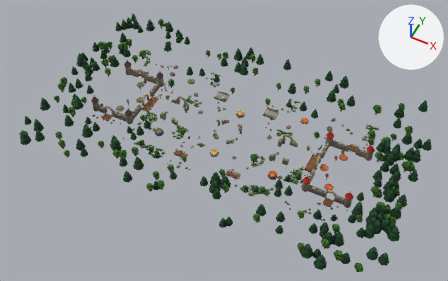
A saved change to the glTF model assets/maps/crossing.glb.
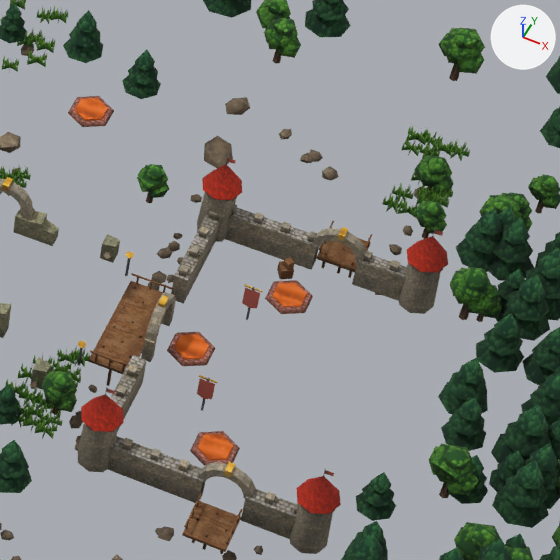
The first picture shows the older version from a camera (50 mm lens) standing at (120.6, -164.4, 170.9) and looking at (52.6, -28.3, 0.8). The close-ups show the older and then the newer version on the part from 64% to 89% of the width and 35% to 74% of the height of that picture. Only the edits that show in the close-ups are written down. Arrows for +X, +Y and +Z are at upper right; the lights stay in place. Vertices at exactly the same position are counted once.

In view in the first close-up: 'Props', 'TallGrass'.
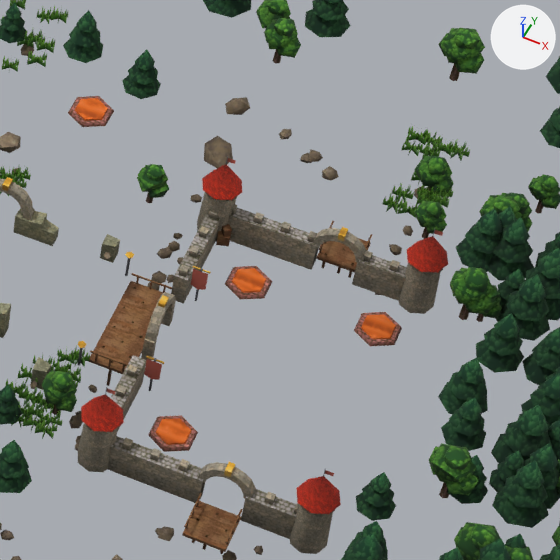
Pixel boxes (x1, y1, x2, y2) of what changed, in the close-ups (560 x 560 px; the box of a moved part takes in the faces that stretch with it):
part 1 of me_props, moved or reshaped
    before: (265, 280, 313, 314)
    after: (225, 266, 272, 300)
part 2 of me_props, moved or reshaped
    before: (190, 431, 240, 466)
    after: (148, 415, 198, 452)
part 3 of me_props, moved or reshaped
    before: (167, 332, 215, 366)
    after: (354, 312, 402, 346)
part 4 of me_props, moved or reshaped
    before: (277, 261, 294, 279)
    after: (216, 231, 231, 246)
part 5 of me_props, moved or reshaped
    before: (283, 257, 295, 270)
    after: (221, 224, 232, 236)
part 6 of me_props, moved or reshaped
    before: (242, 288, 260, 308)
    after: (191, 269, 208, 290)
part 7 of me_props, moved or reshaped
    before: (197, 379, 215, 399)
    after: (144, 359, 162, 380)
part 8 of me_props, moved or reshaped
    before: (244, 284, 263, 292)
    after: (192, 266, 211, 274)
part 9 of me_props, moved or reshaped
    before: (199, 375, 217, 384)
    after: (146, 355, 164, 364)
part 10 of me_props, moved or reshaped
    before: (272, 283, 307, 307)
    after: (231, 268, 266, 293)
part 11 of me_props, moved or reshaped
    before: (197, 434, 234, 461)
    after: (155, 418, 192, 445)
part 12 of me_props, moved or reshaped
    before: (174, 334, 209, 360)
    after: (361, 314, 396, 340)
part 13 of me_props, moved or reshaped
    before: (201, 287, 255, 411)
    after: (148, 268, 203, 391)

Diff of the bpy script that builds the scene:
```diff
--- a/assets/maps/crossing.glb.py
+++ b/assets/maps/crossing.glb.py
@@ me_props @@
 me_props.from_pydata(...)  # 17455 vertices, 26836 faces; spans x -17.5..121.9, y -65.8..17.5, z -2.4..10.9
 # used by ob_props; location = (0.0, 0.0, 0.0)
+# me_props part 1: the loose piece of 12 vertices spanning x 93.0..96.0, y -18.2..-14.8, z 0.8..1.0 is moved by (-3.0, 0.0, 0.0)
+# me_props part 2: the loose piece of 12 vertices spanning x 93.0..96.0, y -33.2..-29.8, z 0.8..1.0 is moved by (-3.0, 0.0, 0.0)
+# me_props part 3: the loose piece of 12 vertices spanning x 88.5..91.5, y -25.7..-22.3, z 0.8..1.0 is moved by (11.0, 7.5, 0.0)
+# me_props part 4: the loose piece of 8 vertices spanning x 92.9..94.1, y -15.1..-13.9, z 0.7..1.6 is turned -13.3 degrees about the z axis through its middle, then moved by (-5.0, 1.0, 0.0)
+# me_props part 5: the loose piece of 8 vertices spanning x 93.2..94.0, y -14.8..-14.1, z 1.6..2.2 is moved by (-5.0, 1.0, 0.0)
+# me_props part 6: the loose piece of 5 vertices spanning x 91.9..93.1, y -19.6, z 1.9..3.8 is moved by (-3.8, 0.0, 0.0)
+# me_props part 7: the loose piece of 5 vertices spanning x 91.9..93.1, y -28.6, z 1.9..3.8 is moved by (-3.8, 0.0, 0.0)
+# me_props part 8: the loose piece of 8 vertices spanning x 91.8..93.2, y -19.5, z 3.9..4.0 is moved by (-3.8, 0.0, 0.0)
+# me_props part 9: the loose piece of 8 vertices spanning x 91.8..93.2, y -28.5, z 3.9..4.0 is moved by (-3.8, 0.0, 0.0)
+# me_props part 10: the loose piece of 12 vertices spanning x 93.4..95.6, y -17.8..-15.2, z 1.1 is moved by (-3.0, 0.0, 0.0)
+# me_props part 11: the loose piece of 12 vertices spanning x 93.4..95.6, y -32.8..-30.2, z 1.1 is moved by (-3.0, 0.0, 0.0)
+# me_props part 12: the loose piece of 12 vertices spanning x 88.9..91.1, y -25.2..-22.8, z 1.1 is moved by (11.0, 7.5, 0.0)
+# me_props part 13: 16 of 17455 vertices moved; they spanned x 92.4..92.6, y -28.6..-19.4, z 0.6..4.0 and now span x 88.6..88.8, y -28.6..-19.4, z 0.6..4.0; mean shift (-3.8, 0.0, 0.0); largest move (92.4, -19.6, 0.6) -> (88.6, -19.6, 0.6)
 me_props.materials.append(mat_cobble)
```
